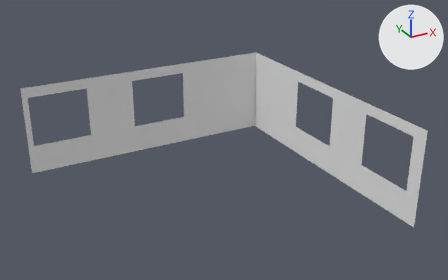
Two versions of the FBX model p55/walls/p55-wall-angle-back-2-first.fbx, one commit apart.
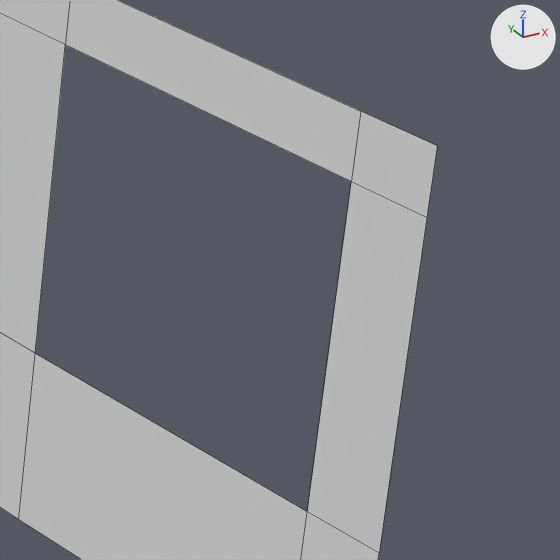
The first picture shows the older version from a 50 mm lens placed at (-3.14, -18.2, 8.79), pointed at (4.58, -4.16, 1.77). The close-ups show the older and then the newer version on the part from 79% to 100% of the width and 38% to 71% of the height of that picture. Only the edits that show in the close-ups are written down. The axes (+X, +Y, +Z) are drawn at upper right. The lights are the same throughout. The close-ups show mesh edges as thin lines.

The first close-up shows 'p55-wall-angle-back-2-first'.
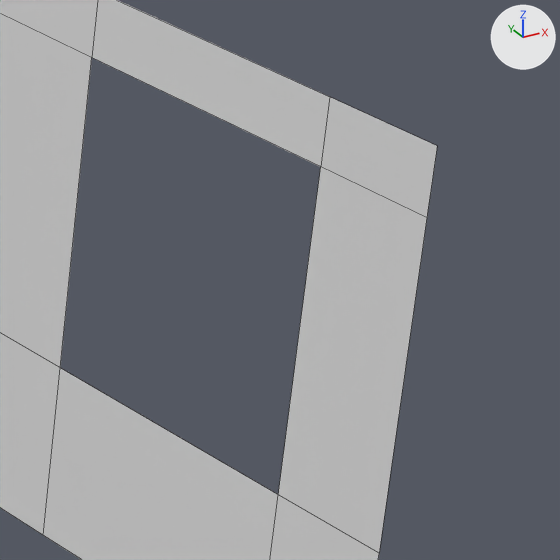
Boxes [x1, y1, x2, y2] around the edits, measured in the close-ups (560 x 560 px; the box of a moved part takes in the faces that stretch with it):
part 1 of me_plane_075, moved or reshaped
    both: [0, 0, 379, 560]

Patch to the scene script:
```diff
--- a/p55/walls/p55-wall-angle-back-2-first.fbx.py
+++ b/p55/walls/p55-wall-angle-back-2-first.fbx.py
@@ me_plane_075 @@
 me_plane_075.from_pydata(...)  # 44 vertices, 26 faces; spans x 0.0..8.16, y -8.15..0.0, z 0.0..2.8
 # used by ob_p55_wall_angle_back_2_first; location = (0.0, 0.0, 0.0)
 # before: 26 (8.16, -7.72, 0.0), 27 (8.16, -5.91, 0.0) at pixel (18, 519), 28 (8.16, -5.91, 2.8), 29 (8.16, -7.72, 2.8) at pixel (360, 111), 32 (8.16, -7.72, 0.9) at pixel (307, 511)
 # before: 33 (8.16, -7.72, 2.48) at pixel (351, 181), 34 (8.16, -5.91, 0.9) at pixel (35, 353), 35 (8.16, -5.91, 2.48) at pixel (65, 44)
+# me_plane_075 part 1
+for i in [27, 28, 34, 35]: me_plane_075.vertices[i].co += Vector((0.0, -0.18, 0.0))
+for i in [26, 29, 32, 33]: me_plane_075.vertices[i].co += Vector((0.0, 0.18, 0.0))
 me_plane_075.materials.append(mat_p55_brick_tiling)
```
